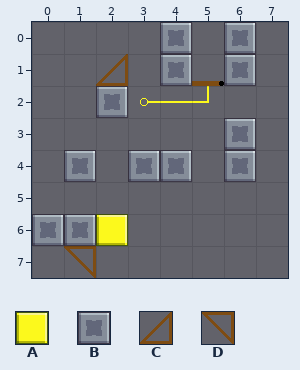
Tiled map (JSON): Assets/Level_Editor/TileMap/Path_89.tmj. The picture above was drawn from the file before the commit.
Cells are 32x32 px. Shown: x 0..7, y 0..7.
Key: from "tileSet": A 32 "block", B 33 "wall", C 106 "bridge", D 116 "bridge".
_ is an empty cell.
Layers that did not change in this view are not listed.
Layer "Blocks" before, first column x 0:
0 ____B_B_
1 __C_B_B_
2 __B_____
3 ________
4 _B_BB___
5 ________
6 BBA_____
7 _D______
New version:
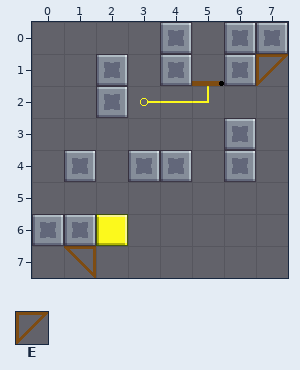
Further tiles: from "tileSet": E 117 "bridge".
Difference:
Changed rows in their new state; . is an unchanged cell.
Layer "Blocks":
first column x 2:
0 .....B
1 B....E
Changed places in both pictures, as pixel boxes (x1, y1, x2, y2):
added: (256, 22, 288, 86)
changed: (96, 54, 128, 86)
